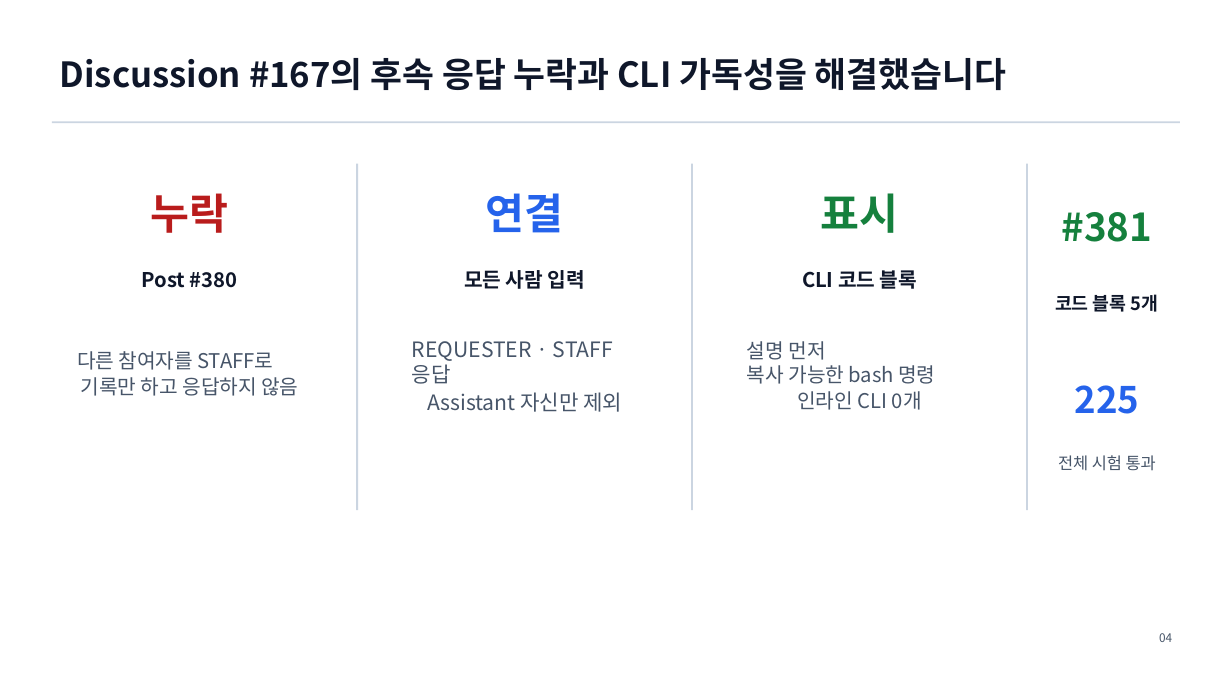
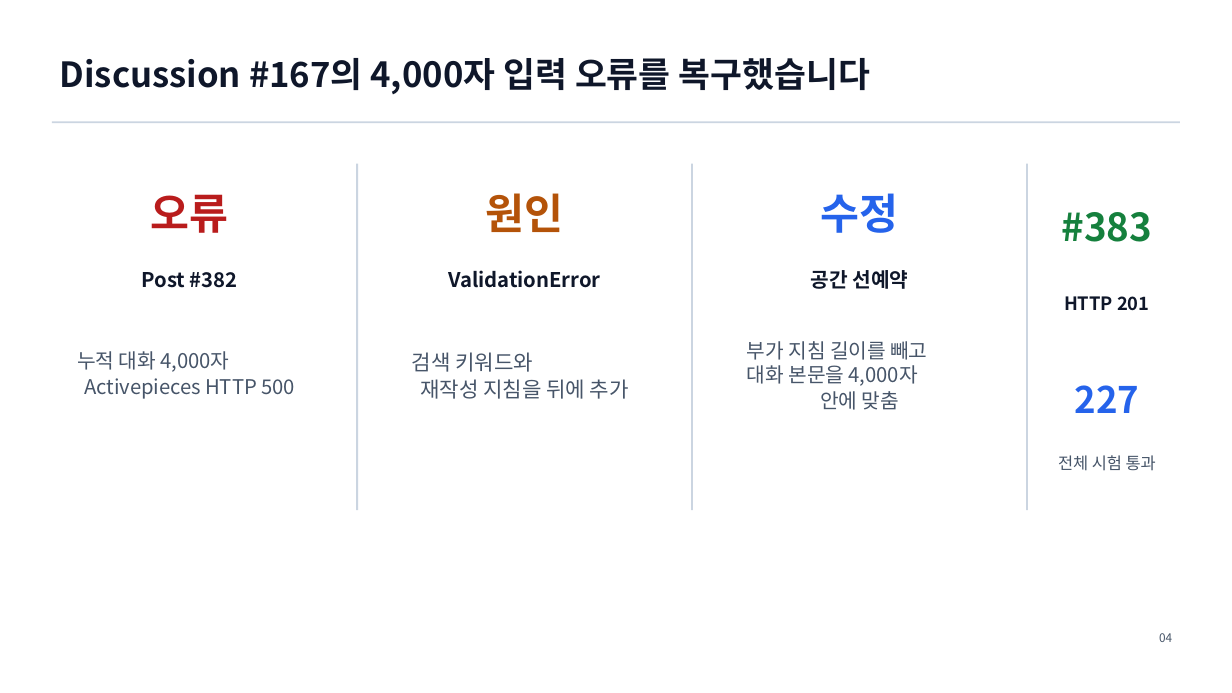
Before and after one commit to dhslove/ablestack-techflow, a slide deck: slide 4 of output/presentation/techflow-community-auto-publish-kb.pptx. Drawn at 1232x693 pixels with LibreOffice and Linux fonts; fonts in the diff are those of the drawing. Boxes give left, top, right and bottom in pixels: in the first picture for what was removed or moved away, otherwise in the second. Text is boxed around its words. In the diff, an @@ line names an element or a change of style, - is before the commit and + after.

Commit message:
fix: Community 긴 대화 입력 오류 복구

```diff
--- a/output/presentation/techflow-community-auto-publish-kb.pptx
+++ b/output/presentation/techflow-community-auto-publish-kb.pptx
@@ text at (60, 58, 870, 94): text changed @@
-Discussion #167의 후속 응답 누락과 CLI 가독성을 해결했습니다
+Discussion #167의 4,000자 입력 오류를 복구했습니다
@@ text at (151, 194, 229, 233): text changed @@
-누락
+오류
@@ text at (486, 193, 564, 232): text changed; text colour #2563EB to #B45309 @@
-연결
+원인
@@ text at (821, 193, 899, 233): text changed; text colour #15803D to #2563EB @@
-표시
+수정
@@ text at (1061, 212, 1152, 242): text changed @@
-#381
+#383
@@ text at (142, 272, 238, 288): text changed @@
-Post #380
+Post #382
@@ text at (449, 270, 601, 288): text changed @@
-모든 사람 입력
+ValidationError
@@ text at (811, 270, 908, 289): text changed @@
-CLI 코드 블록
+공간 선예약
@@ text at (1064, 296, 1149, 311): text changed @@
-코드 블록 5개
+HTTP 201
@@ text at (77, 351, 295, 399): text changed @@
-다른 참여자를 STAFF로
-기록만 하고 응답하지 않음
+누적 대화 4,000자
+Activepieces HTTP 500
@@ text at (412, 352, 629, 399): text changed @@
-REQUESTER · STAFF 응답
-Assistant 자신만 제외
+검색 키워드와
+재작성 지침을 뒤에 추가
@@ text at (747, 341, 927, 410): text changed @@
-설명 먼저
-복사 가능한 bash 명령
-인라인 CLI 0개
+부가 지침 길이를 빼고
+대화 본문을 4,000자
+안에 맞춤
@@ text at (1075, 385, 1140, 413): text changed @@
-225
+227
```
Also in this commit, not shown: 2 other slides changed, 17 other files.
